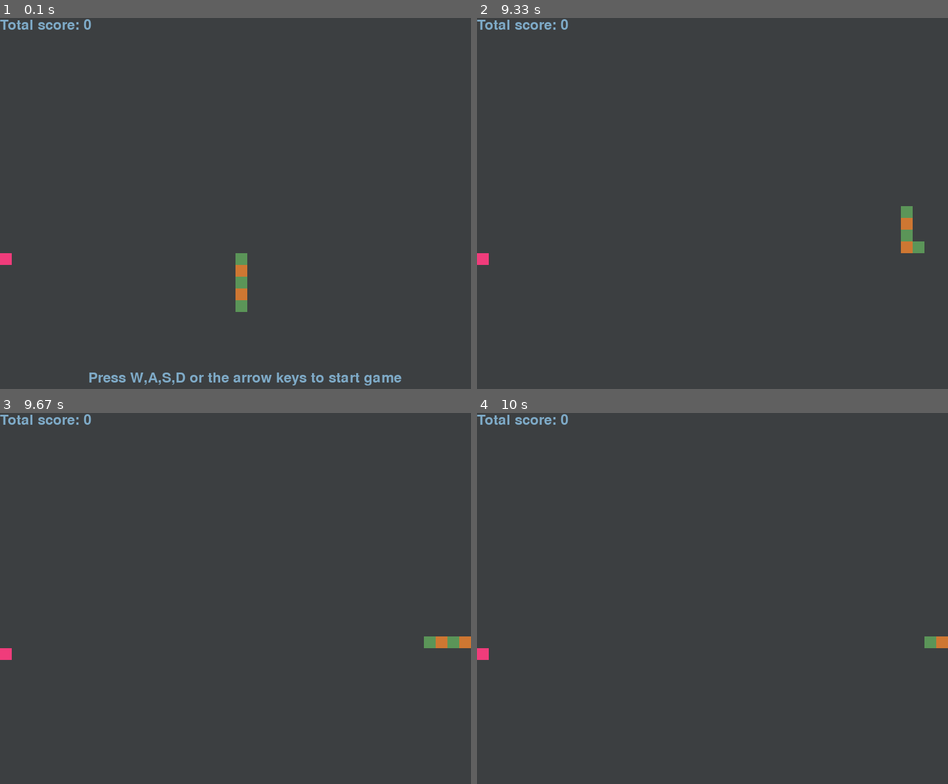
Above: before the commit, frames 1-4 (two rows, left to right).
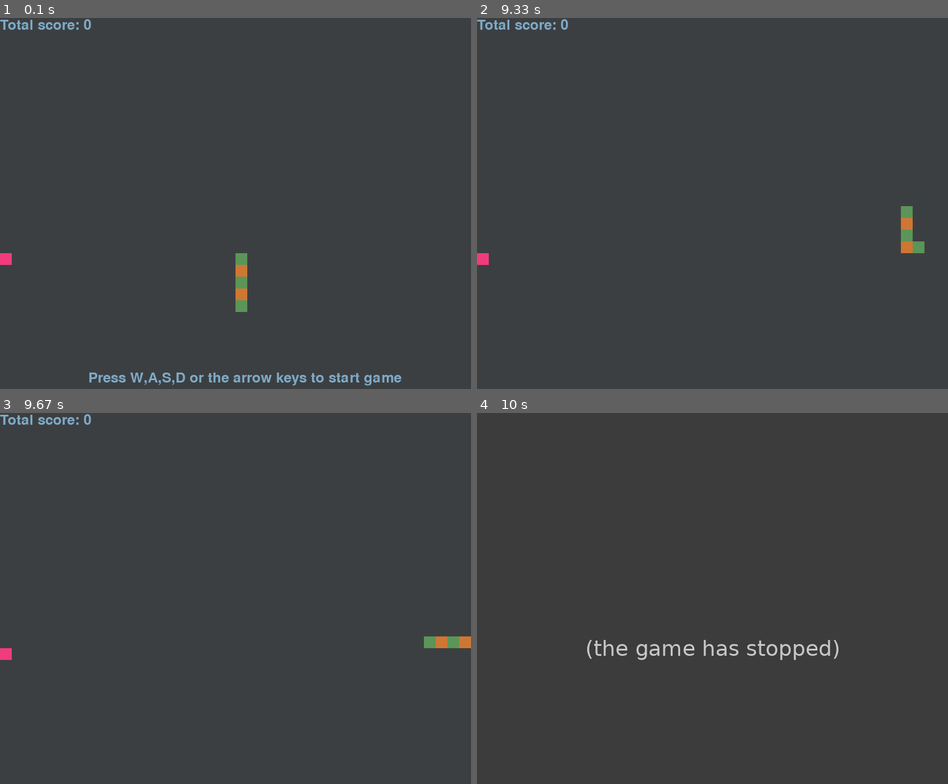
Above: after the commit, the same moments.

Repository: EmilStanimirov90/snake_game_project
Game: pygame game, started from giga_snake_game.py
Two runs of this game, one before a commit and one after it. Both use one fixed random seed, a clock stepped at 60 frames per second and the inputs below.
Inputs:
- Up to frame 1 (0.1 s): no input
- Up to frame 2 (9.33 s): hold Right 0.33-0.8 s; hold Up 0.83-1.13 s; hold Right 1.17-1.63 s; hold Down 2.23-2.57 s; hold Left 2.6-3 s; hold Up 3.03-3.4 s; hold Right 3.43-4.07 s; hold Down 4.1-4.47 s; hold Left 4.5-4.97 s; hold Right 5-5.47 s; hold Up 5.5-5.83 s; hold Right 5.87-6.33 s; hold Left 6.37-6.9 s; hold Down 6.93-7.27 s; hold Left 7.3-7.7 s; hold Up 7.73-8.1 s; hold Right 8.13-8.77 s; hold Down 8.8-9.17 s; tap D at 9.2 s
- Up to frame 3 (9.67 s): no input
- Up to frame 4 (10 s): no input

Frames 1-3 are identical in both runs. In frame 4, 1.2% of the frame differs, in the area x 0-100%, y 0-67%.
After the commit the program exited at 9.75 s; later frames show no game.

Commit message:
added game over collision logic

Diff:
--- a/giga_snake_game.py
+++ b/giga_snake_game.py
@@ -36,14 +36,13 @@
                         [int(game_board_x / 2), int(game_board_y / 2) + cell_size * 3],
                         [int(game_board_x / 2), int(game_board_y / 2) + cell_size * 4]
                         ])
-snake_head = snake_position[0]
 
 # possible moves
 moves = {"up": (0, -cell_size), "down": (0, cell_size), "right": (cell_size, 0), "left": (-cell_size, 0)}
 
 # game speed
 clock = pygame.time.Clock()
-snake_speed = 8
+snake_speed = 8  # 8 is a good normal speed
 
 # player_image = pygame.image.load('head.png')  # Load the player image
 # snake_head_rect = player_image.get_rect()  # Get the rectangle that encloses the image
@@ -115,7 +114,7 @@
     # eating food and growing
     if snake_position[0] == [food_x, food_y]:
         eaten = True
-        snake_position.append([food_x, food_y])
+        snake_position.append(snake_position[-1])
         total_score += 1
 
     # display_score
@@ -127,7 +126,14 @@
         score_rect = font.render(f"Press W,A,S,D or the arrow keys to start game", True, blue)
         game_board.blit(score_rect, (150, 600))
 
+    # Game over if snake collides with border walls
+    if snake_position[0][0] not in range(0, 800) or snake_position[0][1] not in range(0, 800):
+        running = False
 
+    # Game over if snake collides with self
+    for i in range(1, len(snake_position)):
+        if snake_position[0] == snake_position[i]:
+            running = False
 
     # game_board.blit(player_image, snake_head_rect)  # Draw the player image at its current position
     # pygame.display.flip()
